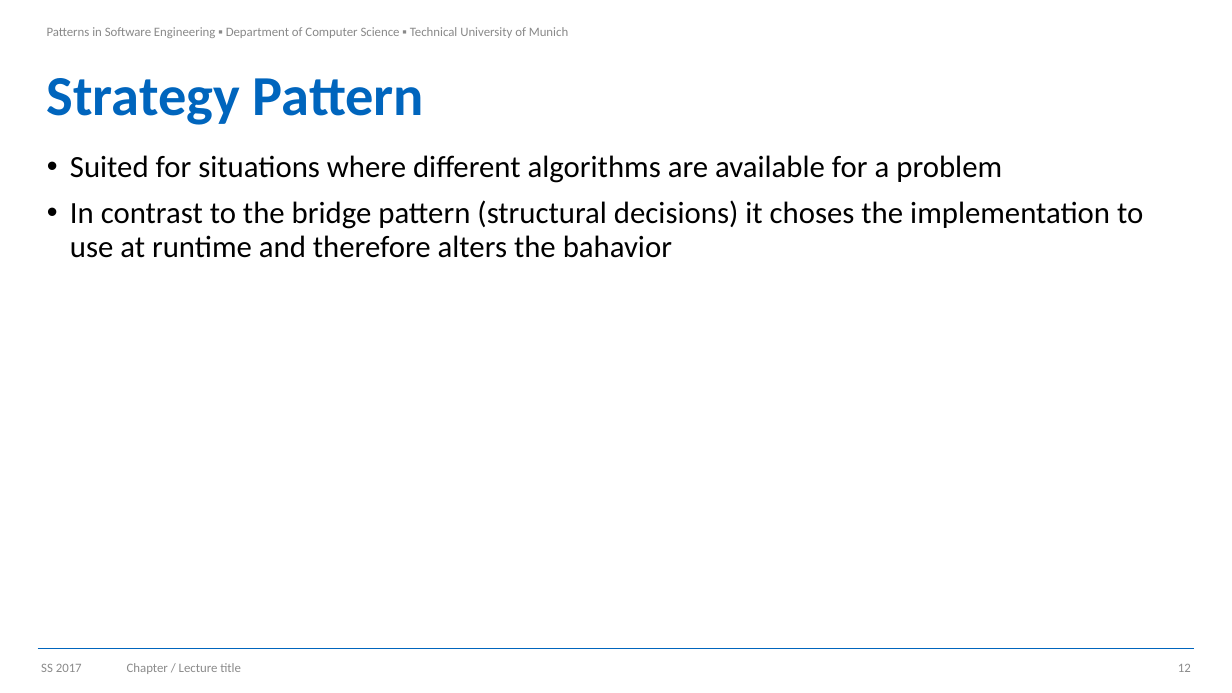
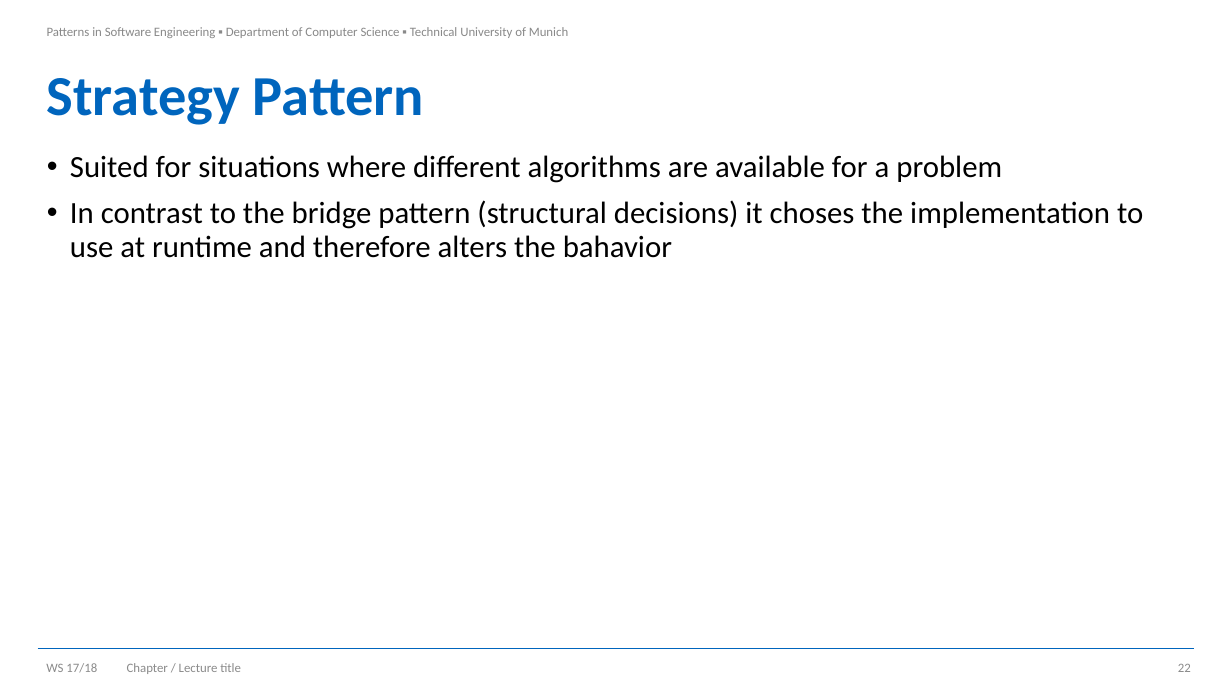
Before and after one commit to Brucknem-TUMProjects/pattern-in-software-engineering-summary, a slide deck: slide 22 of Record_cards/cards.pptx (slide 12 before the commit). Drawn at 1232x693 pixels with LibreOffice and Linux fonts; fonts in the diff are those of the drawing; background and template pictures are left out. Boxes give left, top, right and bottom in pixels: in the first picture for what was removed or moved away, otherwise in the second. Text is boxed around its words. In the diff, an @@ line names an element or a change of style, - is before the commit and + after.

```diff
--- a/Record_cards/cards.pptx
+++ b/Record_cards/cards.pptx
@@ text at bbox=[46, 663, 97, 673]: text changed @@
-SS 2017
+WS 17/18
@@ page number at bbox=[1178, 664, 1191, 672]: text changed @@
-12
+22
```
Also in this commit, not shown: 11 other slides changed, 89 slides added, 16 other files.
